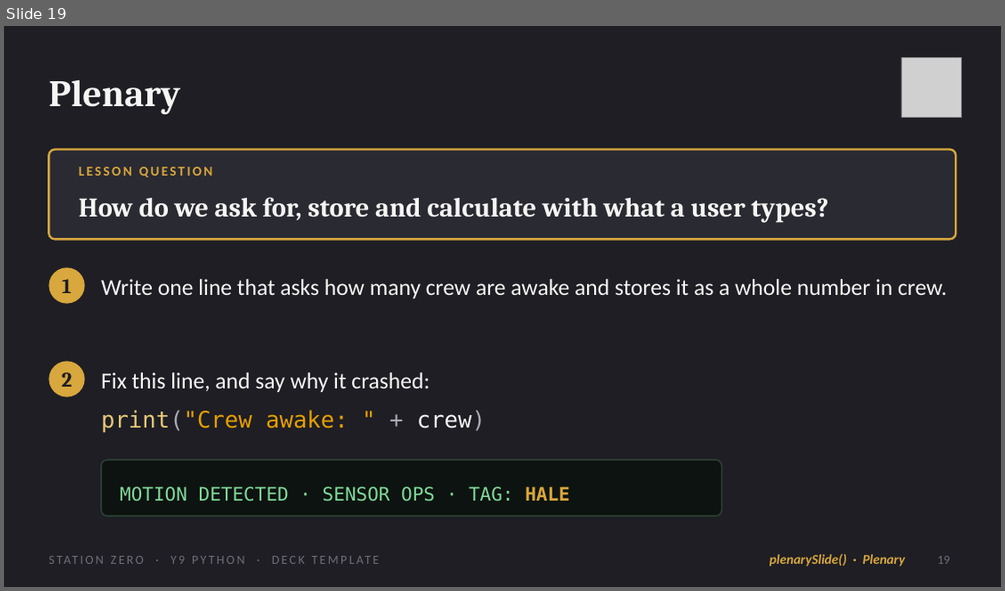
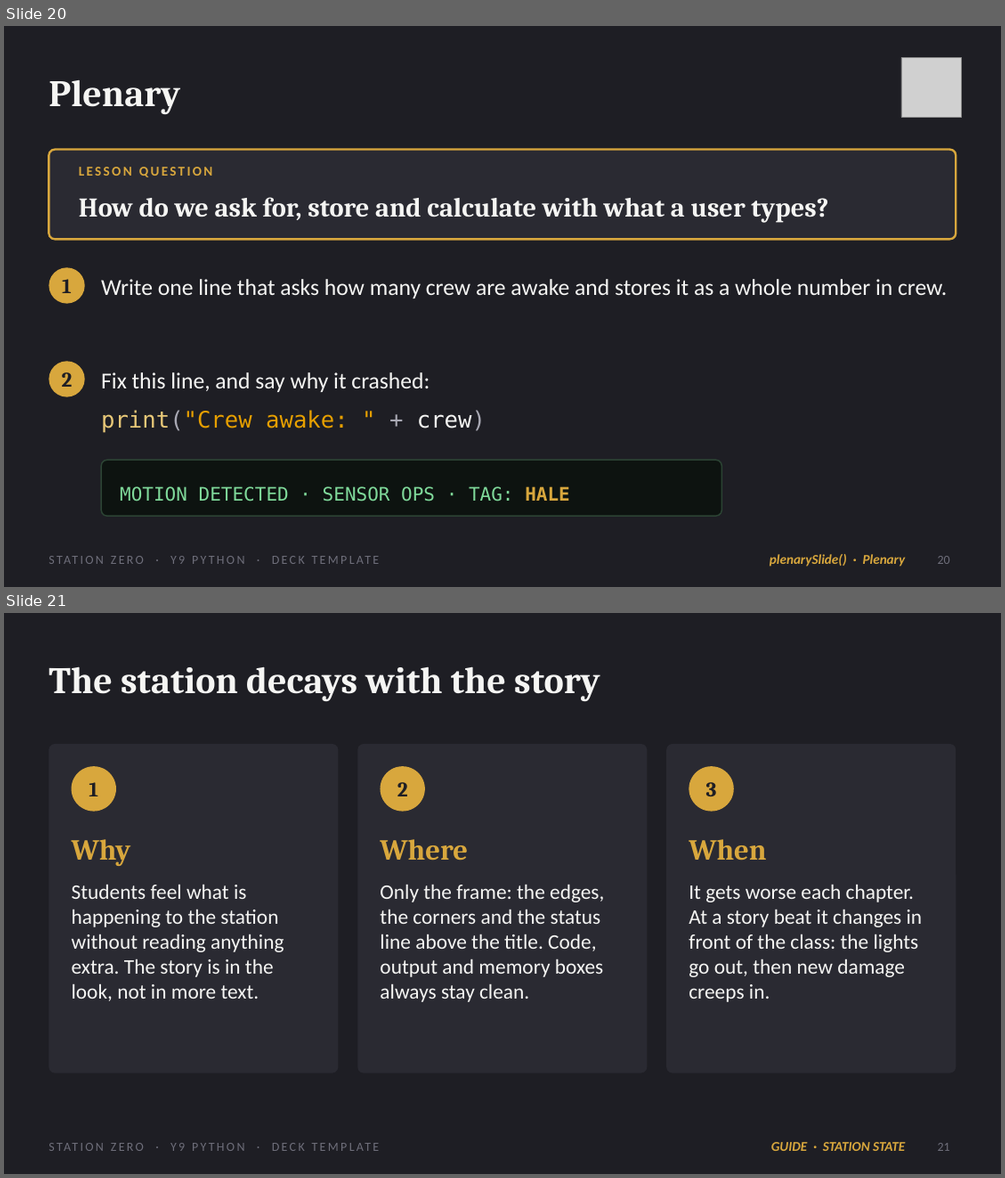
Before and after one commit to OGAComputing/interactive, a slide deck: _presentations/Y9_Python/Y9_Python_Deck_Template.pptx. Shown one above the other, each under a label of ours: slide 19 before the commit, slides 20 and 21 after it. The pictures are 1005x591 and 1005x1178 pixels, drawn with LibreOffice and Linux fonts; fonts in the diff are those of the drawing; grey boxes stand for pictures. Boxes give left, top, right and bottom in pixels: in the first picture for what was removed or moved away, otherwise in the second. Text is boxed around its words. In the diff, an @@ line names an element or a change of style, - is before the commit and + after.

```diff
--- a/_presentations/Y9_Python/Y9_Python_Deck_Template.pptx
+++ b/_presentations/Y9_Python/Y9_Python_Deck_Template.pptx
@@ slide 21 added at (x1=4, y1=613, x2=1001, y2=1174), background #1E1E24; not listed: 1 template element that a slide beside it also shows @@
@@ title added at (x1=48, y1=666, x2=600, y2=702), 36 pt, text #F5F5F3, bold @@
+The station decays with the story
@@ rounded rectangle added at (x1=48, y1=744, x2=339, y2=1073), fill #2A2A32 @@
@@ rounded rectangle added at (x1=357, y1=744, x2=647, y2=1073), fill #2A2A32 @@
@@ rounded rectangle added at (x1=666, y1=744, x2=956, y2=1073), fill #2A2A32 @@
@@ ellipse added at (x1=72, y1=766, x2=116, y2=811), fill #D8A73D @@
@@ ellipse added at (x1=380, y1=766, x2=425, y2=811), fill #D8A73D @@
@@ ellipse added at (x1=689, y1=766, x2=734, y2=811), fill #D8A73D @@
@@ text added at (x1=89, y1=782, x2=98, y2=796), 20 pt, text #1E1E24, bold @@
+1
@@ text added at (x1=397, y1=782, x2=408, y2=796), 20 pt, text #1E1E24, bold @@
+2
@@ text added at (x1=706, y1=782, x2=717, y2=796), 20 pt, text #1E1E24, bold @@
+3
@@ text added at (x1=72, y1=839, x2=131, y2=866), 28 pt, text #D8A73D, bold @@
+Why
@@ text added at (x1=380, y1=839, x2=468, y2=860), 28 pt, text #D8A73D, bold @@
+Where
@@ text added at (x1=688, y1=839, x2=766, y2=860), 28 pt, text #D8A73D, bold @@
+When
@@ text added at (x1=72, y1=884, x2=283, y2=1001), 20 pt, text #F5F5F3 @@
+Students feel what is happening to the station without reading anything extra. The story is in the look, not in more text.
@@ text added at (x1=380, y1=884, x2=604, y2=1002), 20 pt, text #F5F5F3 @@
+Only the frame: the edges, the corners and the status line above the title. Code, output and memory boxes always stay clean.
@@ text added at (x1=688, y1=884, x2=922, y2=1002), 20 pt, text #F5F5F3 @@
+It gets worse each chapter. At a story beat it changes in front of the class: the lights go out, then new damage creeps in.
@@ text added at (x1=771, y1=1142, x2=905, y2=1151), 13 pt, text #D8A73D, bold, italic @@
+GUIDE · STATION STATE
@@ page number added at (x1=938, y1=1143, x2=950, y2=1151), 12 pt, text #6E6E7A @@
+21
@@ what was slide 19 is now slide 20 @@
@@ page number at (x1=938, y1=556, x2=950, y2=564): text changed @@
-19
+20
```
Also in this commit, not shown: 3 slides changed, 12 other slides added, 1 slide removed, 26 other files.
